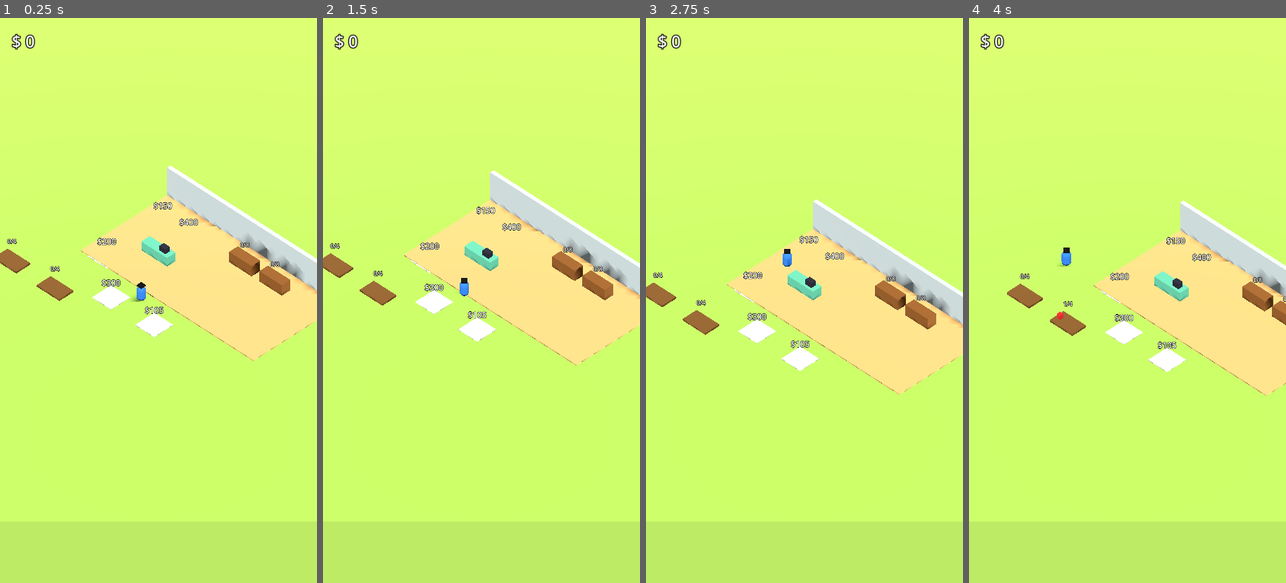
Above: before the commit, frames 1-4 (left to right).
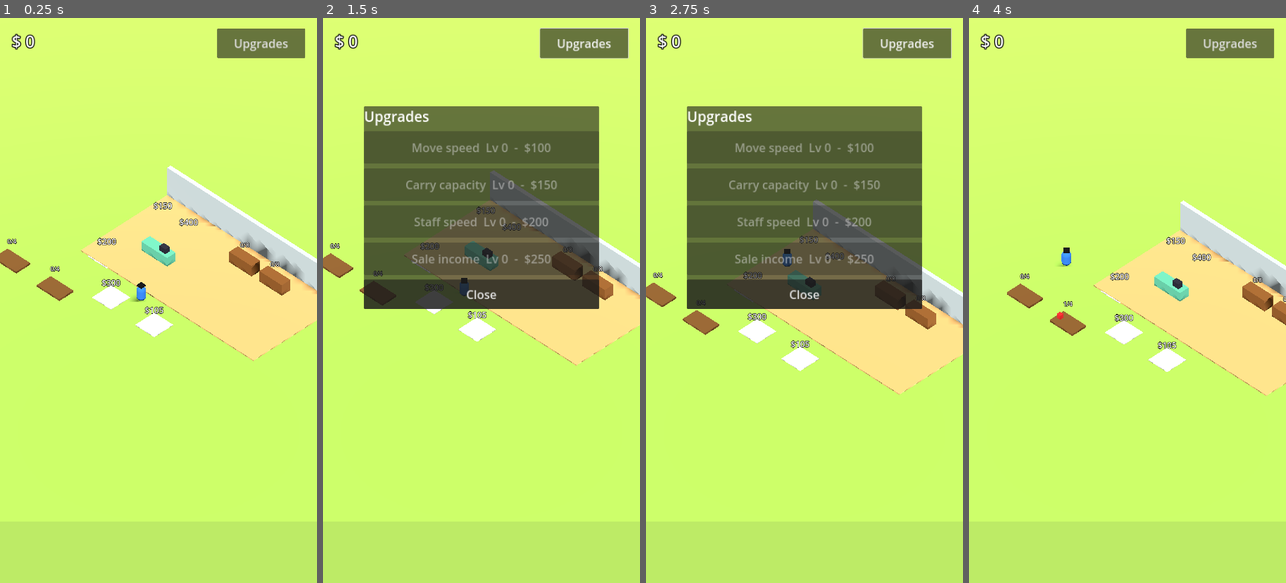
Above: after the commit, the same moments.

Repository: mifarosa/minibakkal
Game: Godot game, scene res://scenes/main.tscn
Same seed, same stepped clock (60 frames per second), same inputs: the game is played once before the commit and once after it.
Inputs (mouse positions are in pixels of both pictures, inside the frame that each line leads up to):
- Up to frame 1 (0.25 s): no input
- Up to frame 2 (1.5 s): click (582, 40) at 0.5 s, where only the run after the commit has a clickable "Upgrades"; tap Enter at 1.25 s; move the mouse to (465, 413) at 1.27 s; hold Up (ui_up) from 1.28 s (still down); click (465, 413) at 1.42 s
- Up to frame 3 (2.75 s): keep holding Up (ui_up); move the mouse to (899, 385) at 2.02 s
- Up to frame 4 (4 s): move the mouse to (1032, 215) at 2.77 s; release Up (ui_up) at 2.78 s; hold Left (ui_left) from 2.78 s (still down); move the mouse to (1143, 300) at 3.52 s; click (1143, 300) at 3.67 s

The runs differ from the first frame. In frame 1, 1.5% of the frame differs, in the area x 68-97%, y 1-8%; in frame 2, 28%; in frame 3, 28%, in the area x 12-97%, y 1-52%; in frame 4, 1.5%.

Commit message:
Add upgrade system (speed, capacity, staff speed, income) with UI and test
Co-Authored-By: Claude Sonnet 5.5 <noreply@anthropic.com>
Claude-Session: https://claude.ai/code/session_01HcBMsgN4hG2LxUJRDfw6aU

Diff:
--- a/scripts/game.gd
+++ b/scripts/game.gd
@@ -2,6 +2,7 @@
 ## Global state: wallet, unlocked content, save/load and small helpers.
 
 signal money_changed(value: int)
+signal upgrades_changed
 
 const SAVE_PATH := "user://save.json"
 
@@ -15,6 +16,15 @@
 var money: int = 0
 var unlocked: Dictionary = {}  # unlock id -> true
 var move_vec: Vector2 = Vector2.ZERO  # set by the virtual joystick
+var levels: Dictionary = {}  # upgrade id -> level
+
+# id -> [display name, base cost, max level]
+const UPGRADES := {
+	"speed": ["Move speed", 100, 5],
+	"capacity": ["Carry capacity", 150, 5],
+	"staff": ["Staff speed", 200, 5],
+	"income": ["Sale income", 250, 5],
+}
 
 
 func add_money(amount: int) -> void:
@@ -33,7 +43,7 @@
 func save_game() -> void:
 	var f := FileAccess.open(SAVE_PATH, FileAccess.WRITE)
 	if f:
-		f.store_string(JSON.stringify({"money": money, "unlocked": unlocked}))
+		f.store_string(JSON.stringify({"money": money, "unlocked": unlocked, "levels": levels}))
 
 
 func load_game() -> void:
@@ -43,12 +53,47 @@
 	if data is Dictionary:
 		money = int(data.get("money", 0))
 		unlocked = data.get("unlocked", {})
+		levels = data.get("levels", {})
 	money_changed.emit(money)
 
 
 func _notification(what: int) -> void:
 	if what == NOTIFICATION_WM_CLOSE_REQUEST or what == NOTIFICATION_APPLICATION_PAUSED:
 		save_game()
+
+
+# ---- upgrades ----
+
+func level(id: String) -> int:
+	return int(levels.get(id, 0))
+
+
+func upgrade_cost(id: String) -> int:
+	return roundi(UPGRADES[id][1] * pow(1.7, level(id)))
+
+
+func is_maxed(id: String) -> bool:
+	return level(id) >= UPGRADES[id][2]
+
+
+func buy_upgrade(id: String) -> bool:
+	if is_maxed(id) or not spend(upgrade_cost(id)):
+		return false
+	levels[id] = level(id) + 1
+	upgrades_changed.emit()
+	return true
+
+
+func player_speed() -> float:
+	return 6.0 * (1.0 + 0.12 * level("speed"))
+
+
+func carry_capacity() -> int:
+	return 8 + 2 * level("capacity")
+
+
+func staff_speed() -> float:
+	return 4.0 * (1.0 + 0.2 * level("staff"))
 
 
 # ---- helpers ----
@@ -58,7 +103,7 @@
 
 
 func price_of(product: String) -> int:
-	return PRODUCTS[product][1]
+	return roundi(PRODUCTS[product][1] * (1.0 + 0.15 * level("income")))
 
 
 func box(size: Vector3, color: Color, pos: Vector3 = Vector3.ZERO) -> MeshInstance3D:
--- a/scripts/main.gd
+++ b/scripts/main.gd
@@ -192,5 +192,60 @@
 	_money_label.position = Vector2(40, 40)
 	_money_label.mouse_filter = Control.MOUSE_FILTER_IGNORE
 	layer.add_child(_money_label)
+	_build_upgrade_panel(layer)
 	Game.money_changed.connect(func(v): _money_label.text = "$ %d" % v)
 	_money_label.text = "$ %d" % Game.money
+
+
+func _build_upgrade_panel(layer: CanvasLayer) -> void:
+	var panel := PanelContainer.new()
+	panel.visible = false
+	panel.position = Vector2(140, 300)
+	panel.custom_minimum_size = Vector2(800, 0)
+	var box := VBoxContainer.new()
+	box.add_theme_constant_override("separation", 16)
+	panel.add_child(box)
+	var title := Label.new()
+	title.text = "Upgrades"
+	title.add_theme_font_size_override("font_size", 48)
+	box.add_child(title)
+
+	var buttons := {}
+	for id in Game.UPGRADES:
+		var b := Button.new()
+		b.add_theme_font_size_override("font_size", 40)
+		b.custom_minimum_size = Vector2(0, 110)
+		b.pressed.connect(func(): Game.buy_upgrade(id))
+		box.add_child(b)
+		buttons[id] = b
+	var refresh := func():
+		for id in buttons:
+			var b: Button = buttons[id]
+			var name: String = Game.UPGRADES[id][0]
+			if Game.is_maxed(id):
+				b.text = "%s  Lv %d (MAX)" % [name, Game.level(id)]
+				b.disabled = true
+			else:
+				b.text = "%s  Lv %d  -  $%d" % [name, Game.level(id), Game.upgrade_cost(id)]
+				b.disabled = Game.money < Game.upgrade_cost(id)
+	Game.money_changed.connect(func(_v): refresh.call())
+	Game.upgrades_changed.connect(refresh)
+	refresh.call()
+
+	var close := Button.new()
+	close.text = "Close"
+	close.add_theme_font_size_override("font_size", 40)
+	close.custom_minimum_size = Vector2(0, 100)
+	close.pressed.connect(func(): panel.visible = false)
+	box.add_child(close)
+
+	var open := Button.new()
+	open.text = "Upgrades"
+	open.add_theme_font_size_override("font_size", 40)
+	open.position = Vector2(740, 36)
+	open.custom_minimum_size = Vector2(300, 100)
+	open.pressed.connect(func():
+		refresh.call()
+		panel.visible = true)
+	layer.add_child(open)
+	layer.add_child(panel)
--- a/scripts/player.gd
+++ b/scripts/player.gd
@@ -1,8 +1,6 @@
 extends CharacterBody3D
 ## Player: moves with joystick / WASD and carries a stack of products.
 
-const SPEED := 6.0
-const CAPACITY := 8
 
 var carried: Array[String] = []
 var _stack := Node3D.new()
@@ -38,14 +36,14 @@
 	input = input.limit_length(1.0)
 	# Rotate by the isometric camera yaw so "up" on screen is "up" in the world.
 	var dir := Vector3(input.x, 0, input.y).rotated(Vector3.UP, PI / 4.0)
-	velocity = dir * SPEED
+	velocity = dir * Game.player_speed()
 	if dir.length() > 0.1:
 		rotation.y = lerp_angle(rotation.y, atan2(dir.x, dir.z), 0.25)
 	move_and_slide()
 
 
 func can_carry() -> bool:
-	return carried.size() < CAPACITY
+	return carried.size() < Game.carry_capacity()
 
 
 func add_item(product: String) -> void:
@@ -72,4 +70,4 @@
 		c.queue_free()
 	for i in carried.size():
 		_stack.add_child(Game.box(Vector3(0.45, 0.25, 0.45), Game.color_of(carried[i]), Vector3(0, i * 0.28, 0)))
-	_max_label.visible = carried.size() >= CAPACITY
+	_max_label.visible = carried.size() >= Game.carry_capacity()
--- a/scripts/staff.gd
+++ b/scripts/staff.gd
@@ -3,7 +3,6 @@
 
 enum State { IDLE, TO_PRODUCER, TO_SHELF }
 
-const SPEED := 4.0
 const CARRY := 4
 
 var main: Node3D  # provides `producers` and `shelves`
@@ -84,6 +83,6 @@
 	d.y = 0
 	if d.length() < 0.1:
 		return true
-	global_position += d.normalized() * min(SPEED * delta, d.length())
+	global_position += d.normalized() * min(Game.staff_speed() * delta, d.length())
 	rotation.y = atan2(d.x, d.z)
 	return false
--- /dev/null
+++ b/tests/test_upgrades.gd
@@ -0,0 +1,21 @@
+extends SceneTree
+
+func _initialize() -> void:
+	var g = root.get_node("Game")
+	g.levels = {}
+	g.money = 0
+	assert(not g.buy_upgrade("speed"))          # no money
+	g.money = 1000
+	assert(g.upgrade_cost("speed") == 100)
+	assert(g.buy_upgrade("speed"))
+	assert(g.money == 900 and g.level("speed") == 1)
+	assert(g.upgrade_cost("speed") == 170)       # 100 * 1.7
+	assert(is_equal_approx(g.player_speed(), 6.0 * 1.12))
+	g.money = 99999
+	for i in 10: g.buy_upgrade("capacity")
+	assert(g.level("capacity") == 5 and g.is_maxed("capacity"))
+	assert(g.carry_capacity() == 18)
+	g.levels["income"] = 2
+	assert(g.price_of("tomato") == 13)           # 10 * 1.3
+	print("UPGRADE TESTS PASSED")
+	quit()
